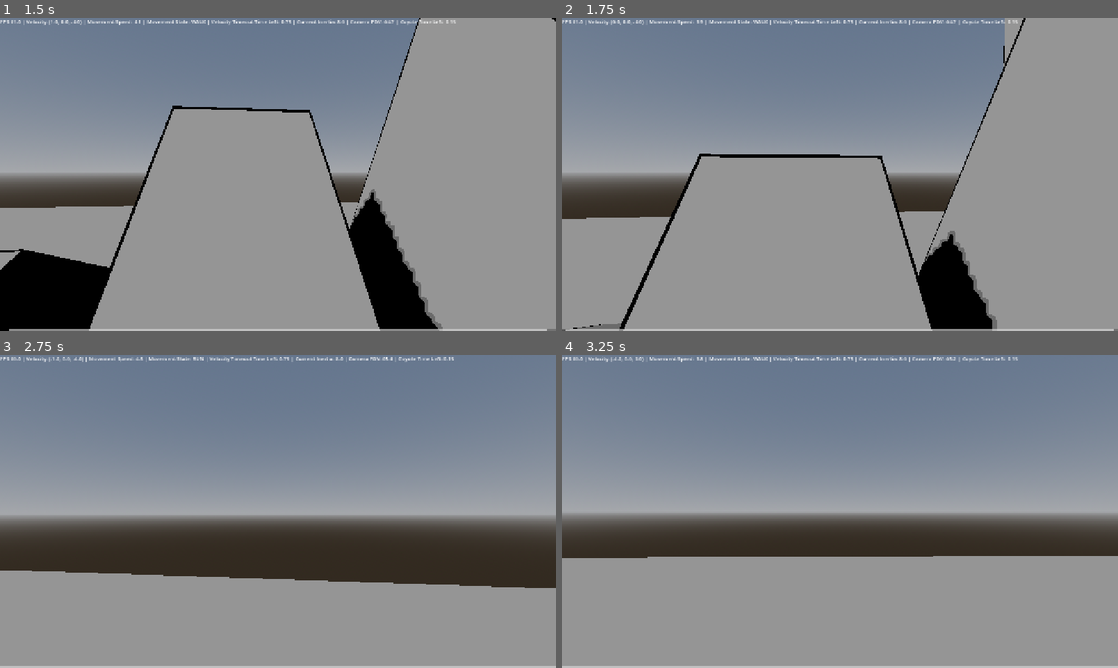
Above: before the commit, frames 1-4 (two rows, left to right).
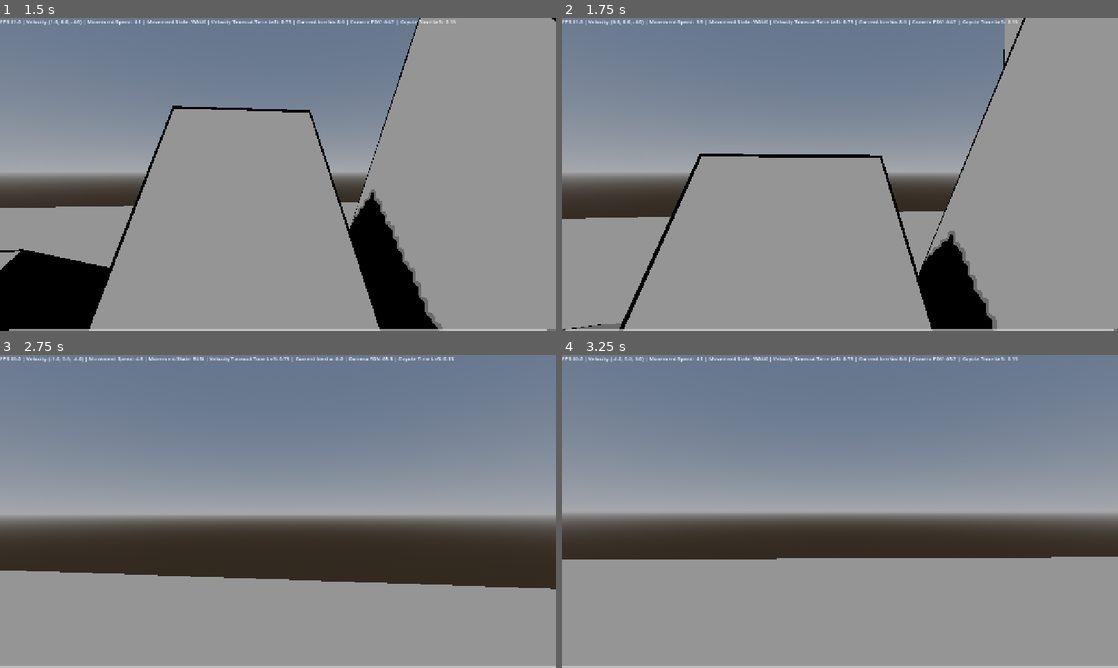
Above: after the commit, the same moments.

Repository: naxemis/multiplayer-fps
Game: Godot game, scene res://scenes/root/root.tscn
Two runs of this game, one before a commit and one after it. Both use one fixed random seed, a clock stepped at 60 frames per second and the inputs below.
Inputs (mouse positions are in pixels of both pictures, inside the frame that each line leads up to):
- Up to frame 1 (1.5 s): move the mouse to (272, 180) at 0.52 s; hold C (slide) 0.53-1.28 s; hold W (forward) from 0.53 s (still down); tap Ctrl (change_wall_jump_direction) at 0.77 s; move the mouse to (316, 177) at 1.27 s; tap Middle mouse button (free_look) at 1.35 s
- Up to frame 2 (1.75 s): keep holding W (forward); tap Ctrl (change_wall_jump_direction) at 1.52 s; tap C (slide) at 1.55 s
- Up to frame 3 (2.75 s): keep holding W (forward); move the mouse to (233, 508) at 2.02 s; hold Shift (run) from 2.03 s (still down); tap C (slide) at 2.3 s
- Up to frame 4 (3.25 s): move the mouse to (845, 511) at 2.77 s; release W (forward) at 2.78 s; release Shift (run) at 2.78 s; hold A (left) from 2.78 s (still down); tap C (slide) at 2.85 s; tap Ctrl (change_wall_jump_direction) at 3.02 s

Frame 1 is identical in both runs. In frame 2, 0.2% of the frame differs, in the area x 0-84%, y 0-100%; in frame 3, less than 0.1%; in frame 4, 0.6%, in the area x 0-100%, y 0-66%.

Commit message:
feat(slide): add negative slide speed values

Diff:
--- a/scenes/player/player.tscn
+++ b/scenes/player/player.tscn
@@ -375,7 +375,8 @@
 run_crouch_decrease = null
 max_slide_speed = null
 slide_buff_multiplier = null
-slope_interference_factor = null
+slope_uphill_brake_factor = null
+slope_downhill_boost_factor = null
 slide_run_decrease = null
 slide_walk_decrease = null
 slide_crouch_decrease = null
--- a/scripts/player/player.gd
+++ b/scripts/player/player.gd
@@ -78,7 +78,8 @@
 @export var max_slide_speed: float = 2.5
 
 @export var slide_buff_multiplier: float = 0.15 # multiplies (after adding slope_interference) slide buff from floor_speed
-@export var slope_interference_factor: float = 0.5 # how much slope interference will actually work on calculating slide buff
+@export var slope_uphill_brake_factor: float = 0.85 # how much uphill brakes slide
+@export var slope_downhill_boost_factor: float = 0.5 # how much downhill boosts slide
 
 @export var slide_run_decrease: float = 0.05 # decrease when switching to running
 @export var slide_walk_decrease: float = 2.5 # decrease when switching to walking
@@ -119,13 +120,15 @@
 	var floor_normal: Vector3 = get_floor_normal()
 	var forward_vector: Vector3 = -transform.basis.z
 	var calculating_slope: Vector3 = floor_normal * forward_vector
-	var slope_interference: float = (calculating_slope.z + calculating_slope.x) * slope_interference_factor
+	var slope_value: float = calculating_slope.z + calculating_slope.x
+	var slope_factor: float = slope_uphill_brake_factor if slope_value < 0.0 else slope_downhill_boost_factor
+	var slope_interference: float = slope_value * slope_factor
 
 	var floor_speed: float = crouch_speed + current_walk_speed + run_speed
 	var actual_slide_buff: float = floor_speed * (slide_buff_multiplier + slope_interference)
 
 	slide_speed += actual_slide_buff * delta
-	slide_speed = clampf(slide_speed, 0.0, max_slide_speed)
+	slide_speed = clampf(slide_speed, -max_slide_speed, max_slide_speed)
 
 func _crouch_or_other() -> void:
 	var delta: float = get_physics_process_delta_time()
@@ -316,12 +319,12 @@
 
 var _context: PlayerContext = PlayerContext.new()
 
-func _init_context(camera_controller: CameraController, state_machine: MovementStateMachine) -> void:
+func _init_context() -> void:
 	_context.head = %Head
 	_context.camera = %Camera
 
-	_context.camera_controller = camera_controller
-	_context.state_machine = state_machine
+	_context.camera_controller = $CameraController
+	_context.state_machine = $MovementStateMachine
 
 	_context.walk_speed = walk_speed
 	_context.crouch_speed = crouch_speed
@@ -349,7 +352,7 @@
 func _ready():
 	Input.set_mouse_mode(Input.MOUSE_MODE_CAPTURED)
 
-	_init_context($CameraController, $MovementStateMachine)
+	_init_context()
 
 	_context.state_machine.state_changed.connect(_on_state_changed)
 
@@ -360,8 +363,6 @@
 	_build_process_context()
 
 	%Debug.text = str("FPS:", Engine.get_frames_per_second(), " | Velocity: ", round(velocity), " | Movement Speed: ", sna …(346 unchanged characters)…
-
-# TODO: Fix speed on slopes again
 
 func _physics_process(delta: float) -> void:
 	get_velocity_timeout(delta)
@@ -377,7 +378,7 @@
 	current_movement_logic.call()
 
 	var floor_speed: float = crouch_speed + current_walk_speed + run_speed
-	var speed_before_inertia: float = floor_speed + slide_speed
+	var speed_before_inertia: float = maxf(0.0, floor_speed + slide_speed)
 
 	movement_speed = lerpf(movement_speed, speed_before_inertia, 1.0 - exp(-speed_inertia * delta))
 
